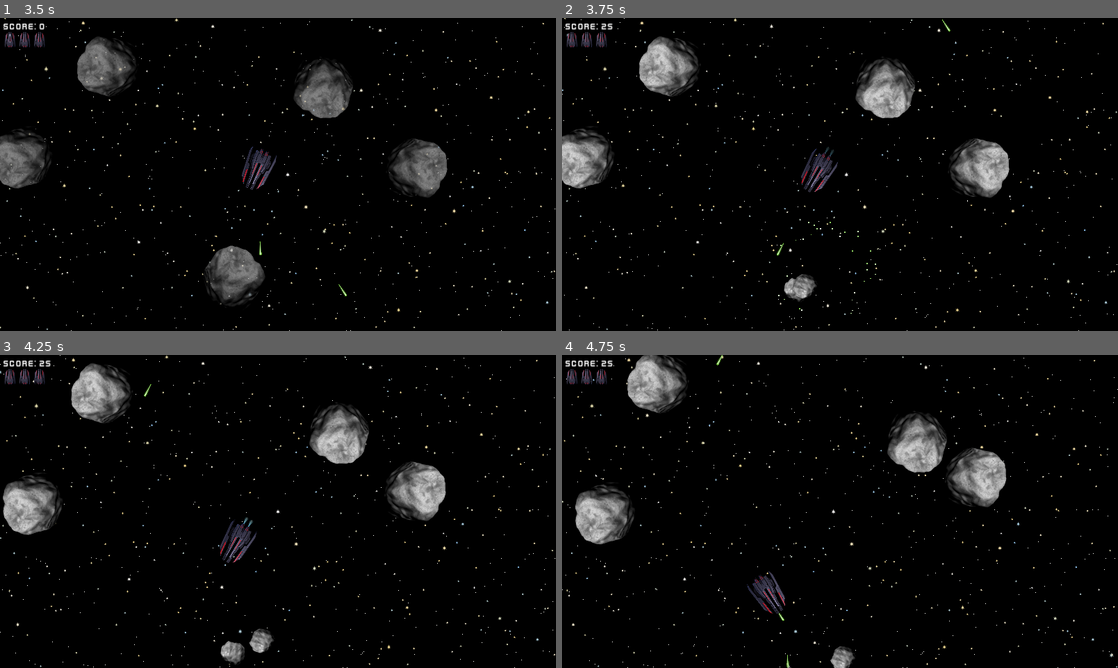
Above: before the commit, frames 1-4 (two rows, left to right).
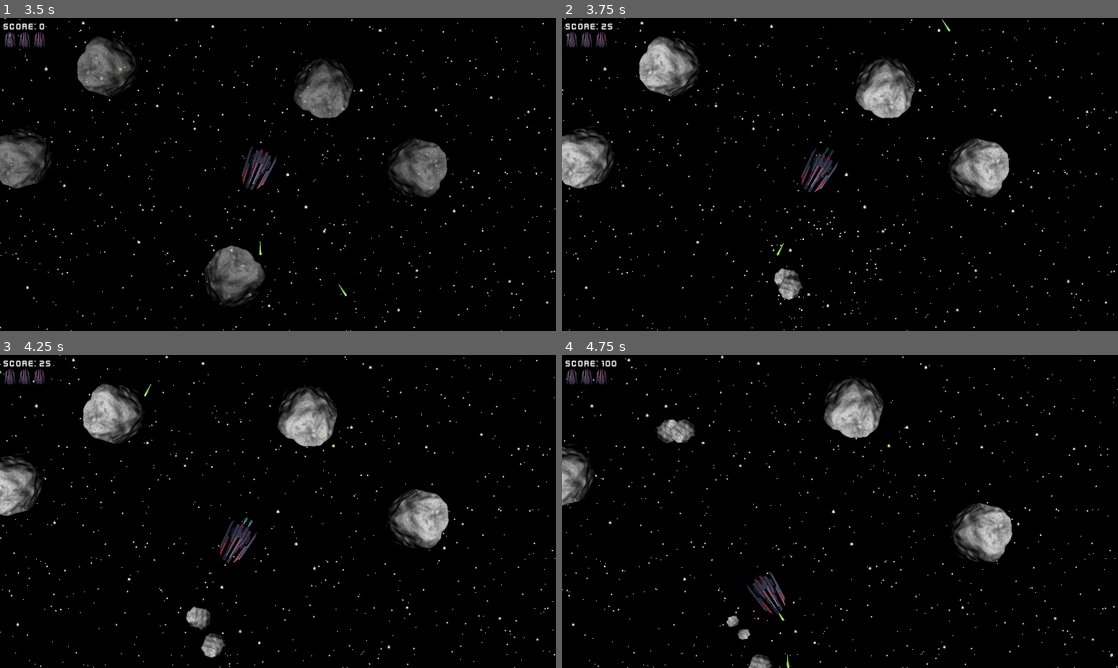
Above: after the commit, the same moments.

Repository: x7bit/godot-asteroids
Game: Godot game, scene res://scenes/main.tscn
Two runs of this game, one before a commit and one after it. Both use one fixed random seed, a clock stepped at 60 frames per second and the inputs below. Sound files missing from this copy of the repository are replaced by a short silence.
Inputs:
- Up to frame 1 (3.5 s): click "NEW GAME" at 0.5 s; hold D (rotate_right) 1.28-2.03 s; hold Space (shoot) 1.28-2.03 s; hold S (move_backward) 2.03-2.78 s; tap Space (shoot) at 2.1 s; hold D (rotate_right) from 2.78 s (still down); hold Space (shoot) from 2.78 s (still down)
- Up to frame 2 (3.75 s): release D (rotate_right) at 3.53 s; release Space (shoot) at 3.53 s; hold W (move_forward) from 3.53 s (still down); tap Space (shoot) at 3.6 s
- Up to frame 3 (4.25 s): keep holding W (move_forward)
- Up to frame 4 (4.75 s): release W (move_forward) at 4.28 s; hold A (rotate_left) from 4.28 s (still down); hold Space (shoot) from 4.28 s (still down)

Frame 1 is identical in both runs. In frame 2, 0.5% of the frame differs, in the area x 38-46%, y 79-91%; in frame 3, 9.5%; in frame 4, 10%, in the area x 0-81%, y 0-100%.

Commit message:
Off screen indicators

Diff:
--- a/autoloads/util.gd
+++ b/autoloads/util.gd
@@ -1,7 +1,12 @@
 extends Node
+
+enum ScreenBorder {UP, DOWN, LEFT, RIGHT}
 
 const INT_MIN: int = -(1 << 63)
 const INT_MAX: int = (1 << 63) - 1
+const TWO_PI: float = PI * 2.0
+const HALF_PI: float = PI / 2.0
+const THREE_HALF_PI: float = 3.0 * HALF_PI
 
 func volume_to_db(value: float) -> float:
 	if value <= 0.0001: return -80.0
@@ -31,8 +36,15 @@
 func get_explosion_rotation(laser: Laser, asteroid: Asteroid) -> float:
 	if asteroid.size == Asteroid.AsteroidSize.SMALL: return 0.0
 	var laser_vector = Vector2.UP.rotated(laser.rotation) * Laser.SPEED
-	var asteroid_vector = Vector2.UP.rotated(asteroid.move_rotation) * asteroid.speed * asteroid.mass_multiplier
+	var asteroid_vector = Vector2.UP.rotated(asteroid.move_angle) * asteroid.speed * asteroid.mass_multiplier
 	return get_rotation_based_up_vector(laser_vector + asteroid_vector)
+
+func is_in_screen_visible(sprite_position: Vector2, screen_size: Vector2) -> bool:
+	var is_in_up = sprite_position.y >= 0
+	var is_in_down = sprite_position.y <= screen_size.y
+	var is_in_left = sprite_position.x >= 0
+	var is_in_right = sprite_position.x <= screen_size.x
+	return is_in_up && is_in_down && is_in_left && is_in_right
 
 func get_min_index_array(input_array: Array) -> Array[int]:
 	var min_value: int = INT_MAX
--- a/scenes/asteroid.tscn
+++ b/scenes/asteroid.tscn
@@ -1,8 +1,9 @@
-[gd_scene load_steps=4 format=3 uid="uid://baawx8s8henam"]
+[gd_scene load_steps=5 format=3 uid="uid://baawx8s8henam"]
 
 [ext_resource type="Script" path="res://scripts/asteroid.gd" id="1_j7m0b"]
 [ext_resource type="Texture2D" uid="uid://cam5lc7bkw2ia" path="res://assets/textures/asteroid_large.png" id="2_usxxr"]
 [ext_resource type="Shape2D" uid="uid://djgruwtb7mtyn" path="res://resources/asteroid_cshape_large.tres" id="3_h5hdf"]
+[ext_resource type="PackedScene" uid="uid://bj8l8u3a63ufp" path="res://scenes/indicator.tscn" id="5_ippmg"]
 
 [node name="Asteroid" type="Area2D"]
 collision_layer = 4
@@ -16,6 +17,9 @@
 position = Vector2(0, -4)
 shape = ExtResource("3_h5hdf")
 
+[node name="Indicator" parent="." instance=ExtResource("5_ippmg")]
+modulate = Color(0.866667, 0.866667, 0.866667, 1)
+
 [connection signal="area_entered" from="." to="." method="_on_area_entered"]
 [connection signal="area_exited" from="." to="." method="_on_area_exited"]
 [connection signal="body_entered" from="." to="." method="_on_body_entered"]
--- a/scenes/game.tscn
+++ b/scenes/game.tscn
@@ -1,8 +1,7 @@
-[gd_scene load_steps=6 format=3 uid="uid://b7vrsbwevt2xy"]
+[gd_scene load_steps=5 format=3 uid="uid://b7vrsbwevt2xy"]
 
 [ext_resource type="Script" path="res://scripts/game.gd" id="1_6xe2l"]
 [ext_resource type="PackedScene" uid="uid://c3jhgad74myma" path="res://scenes/player.tscn" id="1_h6fhk"]
-[ext_resource type="Script" path="res://scripts/player.gd" id="2_w0sip"]
 [ext_resource type="PackedScene" uid="uid://ymtwbpsn7q6" path="res://scenes/hud.tscn" id="2_yvwfo"]
 [ext_resource type="PackedScene" uid="uid://dtapedwf5bfad" path="res://scenes/player_spawn_area.tscn" id="7_scvdi"]
 
@@ -14,7 +13,6 @@
 
 [node name="Player" parent="." instance=ExtResource("1_h6fhk")]
 z_index = 1
-script = ExtResource("2_w0sip")
 
 [node name="Lasers" type="Node2D" parent="."]
 
--- /dev/null
+++ b/scenes/indicator.tscn
@@ -0,0 +1,10 @@
+[gd_scene load_steps=3 format=3 uid="uid://bj8l8u3a63ufp"]
+
+[ext_resource type="Texture2D" uid="uid://ct7glth04kf52" path="res://assets/textures/arrowhead.png" id="1_4wkxy"]
+[ext_resource type="Script" path="res://scripts/indicator.gd" id="1_co1fy"]
+
+[node name="Indicator" type="Node2D"]
+script = ExtResource("1_co1fy")
+
+[node name="Sprite2D" type="Sprite2D" parent="."]
+texture = ExtResource("1_4wkxy")
--- a/scenes/player.tscn
+++ b/scenes/player.tscn
@@ -1,7 +1,9 @@
-[gd_scene load_steps=9 format=3 uid="uid://c3jhgad74myma"]
+[gd_scene load_steps=11 format=3 uid="uid://c3jhgad74myma"]
 
 [ext_resource type="Texture2D" uid="uid://byl5v6ts0xaq" path="res://assets/textures/player_ship.png" id="1_1mnyh"]
+[ext_resource type="Script" path="res://scripts/player.gd" id="1_rlokd"]
 [ext_resource type="Texture2D" uid="uid://c17yllrcrp0q7" path="res://assets/textures/thrust.png" id="2_1232q"]
+[ext_resource type="PackedScene" uid="uid://bj8l8u3a63ufp" path="res://scenes/indicator.tscn" id="4_ofb6e"]
 [ext_resource type="Material" uid="uid://di6nvet7jhi37" path="res://resources/fire1_particle_material.tres" id="5_4ny6w"]
 [ext_resource type="Material" uid="uid://dvpsxlxusptfc" path="res://resources/explosion_particle_material.tres" id="5_upsof"]
 [ext_resource type="Texture2D" uid="uid://pbdxinqfyq1n" path="res://assets/textures/fire_01.png" id="6_4k88w"]
@@ -19,8 +21,9 @@
 collision_layer = 2
 collision_mask = 5
 motion_mode = 1
+script = ExtResource("1_rlokd")
 
-[node name="Sprite2D_Ship" type="Sprite2D" parent="."]
+[node name="ShipSprite2D" type="Sprite2D" parent="."]
 position = Vector2(-0.400024, -3.79999)
 texture = ExtResource("1_1mnyh")
 
@@ -34,15 +37,19 @@
 [node name="Muzzle2" type="Node2D" parent="."]
 position = Vector2(9, -76)
 
-[node name="Sprite2D_ThrustL" type="Sprite2D" parent="."]
+[node name="ThrustLSprite2D" type="Sprite2D" parent="."]
 position = Vector2(-13, 110)
 scale = Vector2(1.2, 1.2)
 texture = ExtResource("2_1232q")
 
-[node name="Sprite2D_ThrustR" type="Sprite2D" parent="."]
+[node name="ThrustRSprite2D" type="Sprite2D" parent="."]
 position = Vector2(12.2, 110)
 scale = Vector2(1.2, 1.2)
 texture = ExtResource("2_1232q")
+
+[node name="Indicator" parent="." instance=ExtResource("4_ofb6e")]
+modulate = Color(0.85098, 0.188235, 0.25098, 1)
+scale = Vector2(0.5, 0.5)
 
 [node name="DieParticles" type="Node2D" parent="."]
 
--- a/scripts/asteroid.gd
+++ b/scripts/asteroid.gd
@@ -8,10 +8,11 @@
 
 @onready var sprite: Sprite2D = $Sprite2D
 @onready var cshape: CollisionShape2D = $CollisionShape2D
+@onready var indicator: Indicator = $Indicator
 
 @export var size: AsteroidSize = AsteroidSize.LARGE
 var center_offset: Vector2 = Vector2.ZERO
-var move_rotation: float = 0.0
+var move_angle: float = 0.0
 var speed: float = BASE_SPEED
 var speed_multiplier: float = 1.0
 var alfa: float = 1.0
@@ -50,6 +51,14 @@
 	get:
 		return pow(2, size) * 2
 
+var indicator_scale: Vector2:
+	get:
+		match size:
+			AsteroidSize.SMALL: return Vector2(0.15, 0.15)
+			AsteroidSize.MEDIUM: return Vector2(0.2, 0.2)
+			AsteroidSize.LARGE: return Vector2(0.25, 0.25)
+			_: return Vector2.ZERO
+
 func _ready() -> void:
 	match size:
 		AsteroidSize.SMALL:
@@ -71,22 +80,32 @@
 			cshape.position = Vector2(0, -4)
 	rotation = randf_range(0, 2 * PI)
 	center_offset = cshape.position.rotated(rotation)
+	indicator.scale = indicator_scale
+	indicator.rotate(-rotation + move_angle)
 
 func _process(delta: float) -> void:
 	if alfa < 1.0:
 		alfa = minf(alfa + 1.5 * delta, 1.0)
 		sprite.modulate.a = alfa
 	else:
-		global_position += Vector2.UP.rotated(move_rotation) * speed * delta
+		global_position += Vector2.UP.rotated(move_angle) * speed * delta
+		##OFF SCREEN TRANSITIONS
 		var screen_size: Vector2 = get_viewport_rect().size
+		var indicator_prev_position: Vector2 = indicator.global_position
+		indicator.parent_move_angle = move_angle
+		#POSITION
 		if (global_position.y + radius) < 0: #UP
 			global_position.y = screen_size.y + radius
+			indicator.global_position = indicator_prev_position
 		elif (global_position.y - radius) > screen_size.y: #DOWN
 			global_position.y = -radius
+			indicator.global_position = indicator_prev_position
 		if (global_position.x + radius) < 0: #LEFT
 			global_position.x = screen_size.x + radius
+			indicator.global_position = indicator_prev_position
 		elif (global_position.x - radius) > screen_size.x: #RIGHT
 			global_position.x = -radius
+			indicator.global_position = indicator_prev_position
 
 func _on_body_entered(body: Node2D) -> void:
 	if body is Player:
@@ -109,7 +128,7 @@
 func init(_pos: Vector2, _new_rotation: float, _size: Asteroid.AsteroidSize) -> void:
 	global_position = _pos
 	size = _size
-	move_rotation = _new_rotation
+	move_angle = _new_rotation
 	speed_multiplier = Global.asteroid_speed_multiplier
 
 func explode(laser: Laser) -> void:
@@ -131,5 +150,7 @@
 		SfxController.play_in_unique_player(SfxController.Sfx.BOUNCE)
 
 func reflect(normal_vector: Vector2) -> void:
-	var move_vector := Vector2.UP.rotated(move_rotation)
-	move_rotation = Util.get_rotation_based_up_vector(move_vector.reflect(normal_vector))
+	var move_vector := Vector2.UP.rotated(move_angle)
+	move_angle = Util.get_rotation_based_up_vector(move_vector.reflect(normal_vector))
+	indicator.rotation = 0.0
+	indicator.rotate(-rotation + move_angle)
--- a/scripts/game.gd
+++ b/scripts/game.gd
@@ -94,7 +94,7 @@
 			new_pos.y = randf_range(0, screen_size.y)
 			distance_array = pos_array.map(func(pos): return new_pos.distance_squared_to(pos))
 		pos_array.push_back(new_pos)
-		spawn_asteroid(new_pos, randf_range(0, 2 * PI), Asteroid.AsteroidSize.LARGE)
+		spawn_asteroid(new_pos, randf_range(-PI, PI), Asteroid.AsteroidSize.LARGE)
 
 func spawn_twin_asteroids(pos: Vector2, new_rotation: float, size: Asteroid.AsteroidSize) -> void:
 	var asteroid1 := AsteroidScene.instantiate()
--- /dev/null
+++ b/scripts/indicator.gd
@@ -0,0 +1,71 @@
+class_name Indicator extends Node2D
+
+@onready var sprite: Sprite2D = $Sprite2D
+
+var fixed_position: Vector2 = Vector2.ZERO
+var parent_move_angle: float = 0.0
+var alfa: float = 1.0
+
+var radius: float:
+	get:
+		return sprite.texture.get_width() * get_parent().scale.x * scale.x / 2.0
+
+var parent_position: Vector2:
+	get:
+		return get_parent().global_position
+
+func _ready() -> void:
+	visible = false
+
+func _process(delta: float) -> void:
+	var screen_size: Vector2 = get_viewport_rect().size
+	if Util.is_in_screen_visible(parent_position, screen_size):
+		fade_out(delta)
+	else:
+		var new_position: Vector2 = get_position_to_parent(screen_size)
+		if new_position == Vector2.ZERO:
+			fade_out(delta)
+		else:
+			alfa = 1.0
+			modulate.a = alfa
+			global_position = new_position
+			visible = true
+
+func fade_out(delta: float) -> void:
+	if visible:
+		if alfa > 0.0:
+			if alfa == 1.0:
+				fixed_position = global_position
+			else:
+				global_position = fixed_position
+			alfa = maxf(alfa - (3.0 * delta), 0.0)
+			modulate.a = alfa
+		else:
+			visible = false
+
+func get_position_to_parent(screen_size: Vector2) -> Vector2:
+	var move_angle = wrapf(parent_move_angle, 0, 2 * PI)
+	var margin: float = radius + 4.0
+	var x: float = margin
+	var y: float = margin
+	if parent_position.y < 0: #UP
+		if move_angle > Util.HALF_PI && move_angle < Util.THREE_HALF_PI:
+			return Vector2.ZERO
+		x = parent_position.x
+		y = screen_size.y - margin
+	elif parent_position.y > screen_size.y: #DOWN
+		if move_angle < Util.HALF_PI || move_angle > Util.THREE_HALF_PI:
+			return Vector2.ZERO
+		x = parent_position.x
+	if parent_position.x < 0: #LEFT
+		if move_angle > 0 && move_angle < PI:
+			return Vector2.ZERO
+		x = screen_size.x - margin
+		y = parent_position.y
+	elif parent_position.x > screen_size.x: #RIGHT
+		if move_angle < Util.TWO_PI && move_angle > PI:
+			return Vector2.ZERO
+		y = parent_position.y
+	x = clampf(x, margin, screen_size.x - margin)
+	y = clampf(y, margin, screen_size.y - margin)
+	return Vector2(x, y)
--- a/scripts/player.gd
+++ b/scripts/player.gd
@@ -4,37 +4,42 @@
 signal poweruped(type: PowerUp.Type)
 signal died()
 
-const ROTATION_SPEED := 140.0
-const MAX_SPEED := 320.0
-const ACCELERATION := 8.0
-const DECELERATION := 3.0
-const GRAVITY := 1.5
-const RATE_OF_LASER := 0.2
+const ROTATION_SPEED: float = 140.0
+const MAX_SPEED: float = 320.0
+const ACCELERATION: float = 8.0
+const DECELERATION: float = 3.0
+const GRAVITY: float = 1.5
+const RATE_OF_LASER: float = 0.2
 
 const LaserScene: PackedScene = preload("res://scenes/laser.tscn")
 
-@onready var ship_sprite: Sprite2D = $Sprite2D_Ship
+@onready var ship_sprite: Sprite2D = $ShipSprite2D
 @onready var cpoly:CollisionPolygon2D = $CollisionPolygon2D
 @onready var muzzles: Array[Node2D] = [$Muzzle1, $Muzzle2]
-@onready var thrusts: Array[Sprite2D] = [$Sprite2D_ThrustL, $Sprite2D_ThrustR]
+@onready var thrusts: Array[Sprite2D] = [$ThrustLSprite2D, $ThrustRSprite2D]
+@onready var indicator: Indicator = $Indicator
 @onready var die_particles: Array[GPUParticles2D] = [
 	$DieParticles/Fire1Particles,
 	$DieParticles/Fire2Particles,
 	$DieParticles/ExplosionParticles
 ]
 
-var rotation_speed := ROTATION_SPEED
-var max_speed := MAX_SPEED
-var acceleration := ACCELERATION
-var deceleration := DECELERATION
-var rate_of_laser := RATE_OF_LASER
+var rotation_speed: float = ROTATION_SPEED
+var max_speed: float = MAX_SPEED
+var acceleration: float = ACCELERATION
+var deceleration: float = DECELERATION
+var rate_of_laser: float = RATE_OF_LASER
 
-var alive := true
-var spawn_pos := Vector2.ZERO
-var laser_cooldown := false
-var muzzle_idx := 0
-var thrust_forward := false
-var thrust_alfa := 0.0
+var alive: bool = true
+var spawn_pos: Vector2 = Vector2.ZERO
+var laser_cooldown: bool = false
+var muzzle_idx: int = 0
+var thrust_forward: bool = false
+var thrust_alfa: float = 0.0
+
+var move_angle: float:
+	get:
+		return Util.get_rotation_based_up_vector(velocity)
 
 func _ready() -> void:
 	thrust_forward = false
@@ -81,16 +86,24 @@
 	if Input.is_action_pressed("rotate_right"):
 		rotate(deg_to_rad(rotation_speed * delta))
 	velocity = velocity.limit_length(max_speed).move_toward(Vector2.ZERO, GRAVITY)
+	##OFF SCREEN TRANSITIONS
 	var screen_size: Vector2 = get_viewport_rect().size
 	var player_half_size: Vector2 = Util.get_poly_rect(cpoly.get_polygon(), scale).size / 2
+	var indicator_prev_position: Vector2 = indicator.global_position
+	indicator.parent_move_angle = move_angle
+	#POSITION
 	if (global_position.y + player_half_size.y) < 0: #UP
 		global_position.y = screen_size.y + player_half_size.y
+		indicator.global_position = indicator_prev_position
 	elif (global_position.y - player_half_size.y) > screen_size.y: #DOWN
 		global_position.y = -player_half_size.y
+		indicator.global_position = indicator_prev_position
 	if (global_position.x + player_half_size.x) < 0: #LEFT
 		global_position.x = screen_size.x + player_half_size.x
+		indicator.global_position = indicator_prev_position
 	elif (global_position.x - player_half_size.x) > screen_size.x: #RIGHT
 		global_position.x = -player_half_size.x
+		indicator.global_position = indicator_prev_position
 
 func shoot() -> void:
 	var muzzle: Node2D = muzzles[muzzle_idx]
Binary file added: assets/textures/arrowhead.png
Not shown, added: assets/textures/arrowhead.png.import
